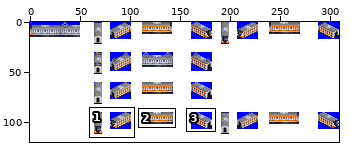
Edited in one commit: sprite sheet (src/metro/seoul_metro_3/3K_SMETRO_VVVF_2ND.png). Above, an overview of the earlier version with the close-up marked.
Close-up. Before the edit:
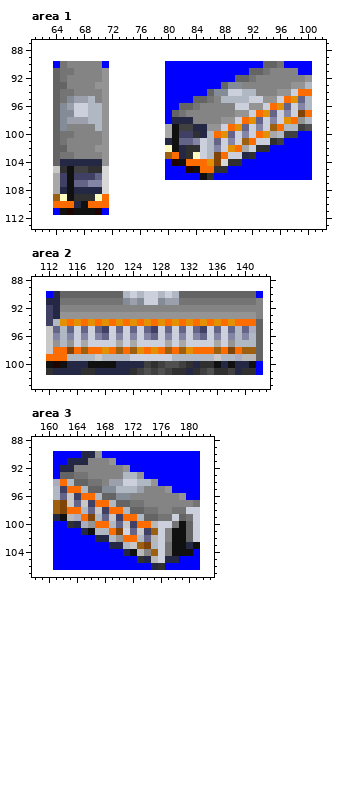
The file is 309x120 pixels. Shown: area 1: x 61..102, y 87..113; area 2: x 110..143, y 88..103; area 3: x 158..183, y 88..107. The commit also changed other parts of the picture, which this record leaves out.
And afterwards:
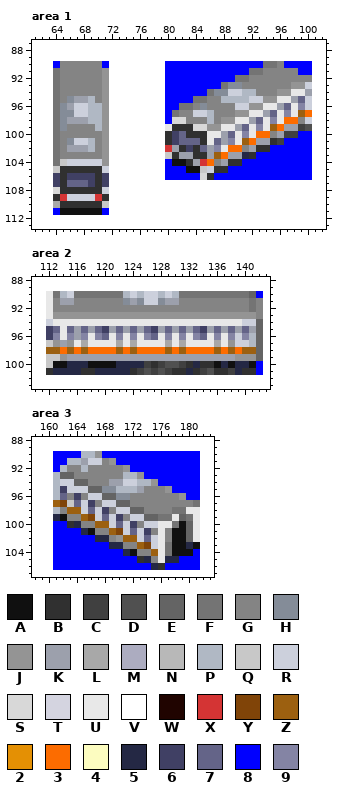
Palette (. is transparent): A #101010  B #303030  C #404040  D #505050  E #646464  F #747474  G #848484  H #848c98  J #949494  K #9ca0ac  L #a8a8a8  M #acacc0  N #b8b8b8  P #b0b8c4  Q #c8c8c8  R #ccd0dc  S #d8d8d8  T #d4d4e0  U #e8e8e8  V #ffffff  W #200400  X #d43434  Y #804408  Z #9c6010  2 #e49004  3 #fc6c00  4 #fcfcc0  5 #242844  6 #404064  7 #646488  8 #0000ff  9 #8484a4
Changes in this commit:
--- area 1
@@ x 61..102 @@
  89 VVVVVVVVVVVVVVVVVVVVVVVVVVVVVVVVVVVVVVVVVV
- 90 VVV8FGGGGG8VVVVVVVV88888888888888EEF8888VV
- 91 VVVEFFGGGGJVVVVVVVV888888888888EEFGGGG88VV
- 92 VVVEFGGGGGJVVVVVVVV8888888888EEFGGGGGGGJVV
- 93 VVVEEGGGGJJVVVVVVVV88888888EHHGGGGGGGJJPVV
- 94 VVVEFFGGGGJVVVVVVVV888888EHHRRPPGGGJJR33VV
- 95 VVVEFHKKPGJVVVVVVVV8888EEFGPPPPRRJJR327PVV
- 96 VVVEHKRRPPJVVVVVVVV88EEFGGGGGRRJJR327R9PVV
- 97 VVVEHHRRPPJVVVVVVVV8EFGGGGGGGJJR327R9RY3VV
- 98 VVVEHKKKPPJVVVVVVVV8555GGGGJJR327R9R23JPVV
- 99 VVVEHGGGGPJVVVVVVVVLACC55JJR327R9RZ3PPCDVV
-100 VVVEFFGGGGJVVVVVVVVLA66B5P327R9R32LPCC88VV
-101 VVVEFGGGGGJVVVVVVVV5A779RP7R9RZ3RRBC8888VV
-102 VVVEEGGGGJJVVVVVVVV4A5BBRP9R23LRBB888888VV
-103 VVVEFFGGGGJVVVVVVVVZ35B4RPY3RR5B88888888VV
-104 VVVE555555JVVVVVVVV8WA3332YSBB8888888888VV
-105 VVVQBACCBBSVVVVVVVV888WA33BB888888888888VV
-106 VVVL6A6667SVVVVVVVV88888AB88888888888888VV
-107 VVVL6A7799SVVVVVVVVVVVVVVVVVVVVVVVVVVVVVVV
-108 VVVL5A5555SVVVVVVVVVVVVVVVVVVVVVVVVVVVVVVV
-109 VVVZ4ABBB43VVVVVVVVVVVVVVVVVVVVVVVVVVVVVVV
-110 VVV3335A333VVVVVVVVVVVVVVVVVVVVVVVVVVVVVVV
-111 VVV8AWAAAW8VVVVVVVVVVVVVVVVVVVVVVVVVVVVVVV
+ 90 VVV8GGGGGG8VVVVVVVV88888888888888FFG8888VV
+ 91 VVVFGGGGGGJVVVVVVVV888888888888FFGGGGG88VV
+ 92 VVVFGGGGGGJVVVVVVVV8888888888FFGGGGGGGGGVV
+ 93 VVVFGGGGGGJVVVVVVVV88888888FHHGGGGGGGJJRVV
+ 94 VVVFGGGGGGJVVVVVVVV888888FHHRRPPGGGJJUUKVV
+ 95 VVVFGHKKPGJVVVVVVVV8888FFGGPPPPRRJJUUK7RVV
+ 96 VVVFHKRRPPJVVVVVVVV88FFGHGGGGRRJJUUK7U9RVV
+ 97 VVVFHHRRPPJVVVVVVVV8FGGRRPGGGJJUUK7U9UZ3VV
+ 98 VVVFHKKKPPJVVVVVVVV8SSGGGPGJJUUK7U9U33GRVV
+ 99 VVVFHGGGGPJVVVVVVVVUBBBSSJJUUK7U9UZ3KKCDVV
+100 VVVFGGGGGGJVVVVVVVVB67BBBUUK7U9U33GKCC88VV
+101 VVVFGHRRPGJVVVVVVVVB6777BU7K9UZ3KKBC8888VV
+102 VVVFGKKKPGJVVVVVVVVXKB6B7K9U33GKBB888888VV
+103 VVVFGGGGGGJVVVVVVVVQBKKBBKZ3KK5B88888888VV
+104 VVVFQRRRRRJVVVVVVVV8AABKX3GKBB8888888888VV
+105 VVVQBBBBBBRVVVVVVVV888AAQRBB888888888888VV
+106 VVV6B6666B6VVVVVVVV88888SB88888888888888VV
+107 VVV6B7776B6VVVVVVVVVVVVVVVVVVVVVVVVVVVVVVV
+108 VVVSBBBBBBRVVVVVVVVVVVVVVVVVVVVVVVVVVVVVVV
+109 VVVBXRRRRXBVVVVVVVVVVVVVVVVVVVVVVVVVVVVVVV
+110 VVVLBBBBBBQVVVVVVVVVVVVVVVVVVVVVVVVVVVVVVV
+111 VVV8AAAAAA8VVVVVVVVVVVVVVVVVVVVVVVVVVVVVVV
 112 VVVVVVVVVVVVVVVVVVVVVVVVVVVVVVVVVVVVVVVVVV
--- area 2
@@ x 110..143 @@
  89 VVVVVVVVVVVVVVVVVVVVVVVVVVVVVVVVVV
- 90 VV85EEEEEEEEEPRPRRPRPEEEEEEEEEEE8V
- 91 VV55FFFFFFFFFHKHRRHKKFFFFFFFFFFFGV
- 92 VV65GGGGGGGGGGGGGGGGGGGGGGGGGGGGGV
- 93 VV65JJJJJJJJJJJJJJJJJJJJJJJJJJJJGV
- 94 VV6P2323232323232323232323232333EV
- 95 VVQ7P7R7R76R7R7R76R7R7R76R7R7P7MEV
- 96 VVQ9P9R9R97R9R9R97R9R9R97R9R9P9PEV
- 97 VVQJPJRLRRRRLRLRRRRLRLRRRRLRJPPPEV
- 98 VVQ33Y3Z3323Z3Z2323Z3Z2333Z3Y3ZZEV
- 99 VV333PPPPQPPPPRRRRRRPPPPPPQPPMNNEV
-100 VVAWA555AAAA5555CBCDDCB5BBA5A55A8V
+ 90 VVUFPRFFFFFFFPRPRRPRPFFFFFFFFFFE8V
+ 91 VVUGKKGGGGGGGHKHRRHKKGGGGGGGGGGFGV
+ 92 VVUGGGGGGGGGGGGGGGGGGGGGGGGGGGGFGV
+ 93 VVUJJJJJJJJJJJJJJJJJJJJJJJJJJJJJGV
+ 94 VVRUUUUUUUUUUUUUUUUUUUUUUUUUUURREV
+ 95 VV67U7K7K76K7K7K76K7K7K76K7K7K7KEV
+ 96 VV69U9K9U97U9U9U97U9U9U97U9U9R9PEV
+ 97 VVQJKJULUUUULULUUUULULUUUULUJRRPEV
+ 98 VVZZ3Z3Z3333Z3Z3333Z3Z3333Z3Z3ZZEV
+ 99 VVQQJKKKKKKKKKKKKKKKKKKKKKKKKJJJEV
+100 VVQAA555AAAA5555CBCDDCB5BBA5A55A8V
 101 VVB5555BB55555BCDCDCBB5BCDBBC5BB8V
--- area 3
@@ x 158..183 @@
  89 VVVVVVVVVVVVVVVVVVVVVVVVVV
- 90 VVV888855J88888888888888VV
- 91 VVV88555GGGJ888888888888VV
- 92 VVV855GGGGGGGJ8888888888VV
- 93 VVV8EEFFGGGGGPPJ88888888VV
- 94 VVVM3PEEFFGKKRRPPJ888888VV
- 95 VVVP633PEEHHPPPKGGGJ8888VV
- 96 VVVP7Q633PEEHHGGGGGGGJ88VV
- 97 VVVZYQ7Q633PEEFFGGGGGGGFVV
- 98 VVVZY33P7Q633PEEFFGGFFRRVV
- 99 VVV5ANM3YP7Q633PEEFFREFRVV
-100 VVV88B5MJ33P7Q633NRRFAERVV
-101 VVV88885APP3YT7Q6ZRGAAERVV
-102 VVV88888855PJ33P7NRGAAERVV
-103 VVV8888888855PQZYPRFAA5AVV
-104 VVV88888888885ANGZRFAAA8VV
-105 VVV888888888888B5NR55888VV
+ 90 VVV8888PPJ88888888888888VV
+ 91 VVV88PPKRRGJ888888888888VV
+ 92 VVV8PGGPGGGGGJ8888888888VV
+ 93 VVVPEEGGGGGGGPPJ88888888VV
+ 94 VVVPRREEGGGKKRRPPJ888888VV
+ 95 VVVP6RRREEHHPPPKGGGJ8888VV
+ 96 VVVP7G6GRREEHHGGGGGGGJ88VV
+ 97 VVVZYQ7R6GRREEGGGGGGGGGFVV
+ 98 VVVPGZZR7R6GRREEGGGGFFUUVV
+ 99 VVV5AGGZYR7R6GRREEFFUEFUVV
+100 VVV88B5GGZZR7R6GRRUUFAEUVV
+101 VVV88885AGGZYR7R6GUGAAEUVV
+102 VVV88888855GJZZR7RUGAAEUVV
+103 VVV8888888855GGZYRUFAA5AVV
+104 VVV88888888885AGGZUFAAA8VV
+105 VVV888888888888B5GU55888VV
 106 VVV888888888888885B88888VV
